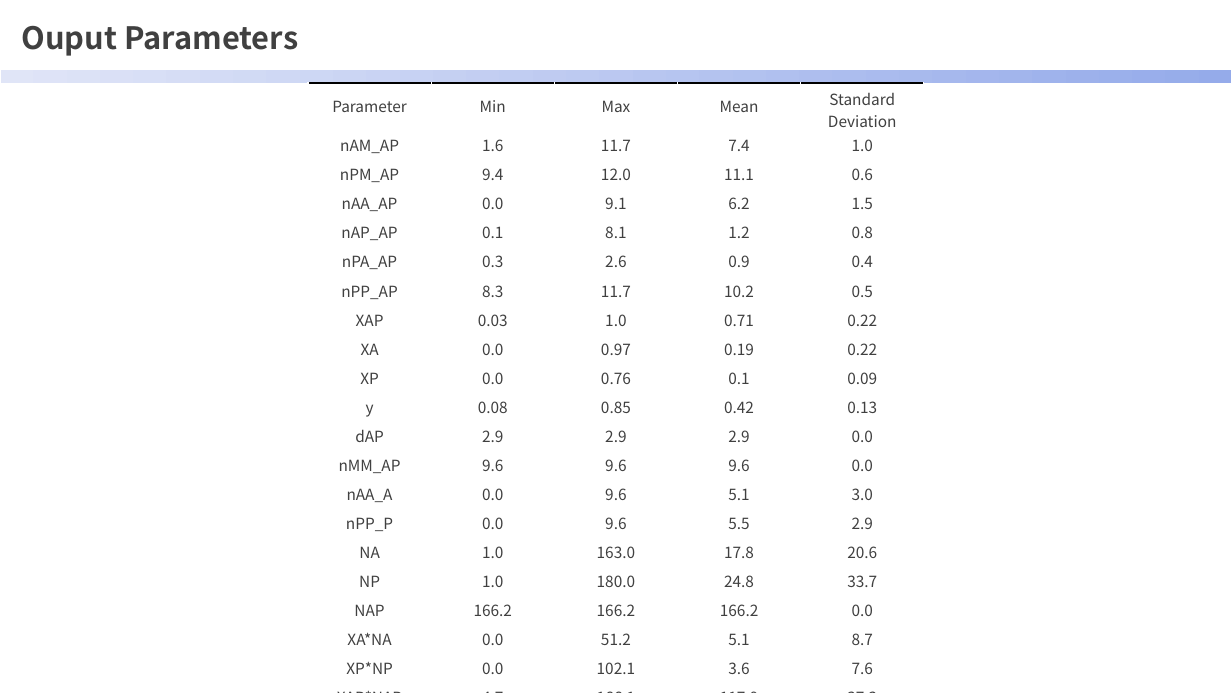
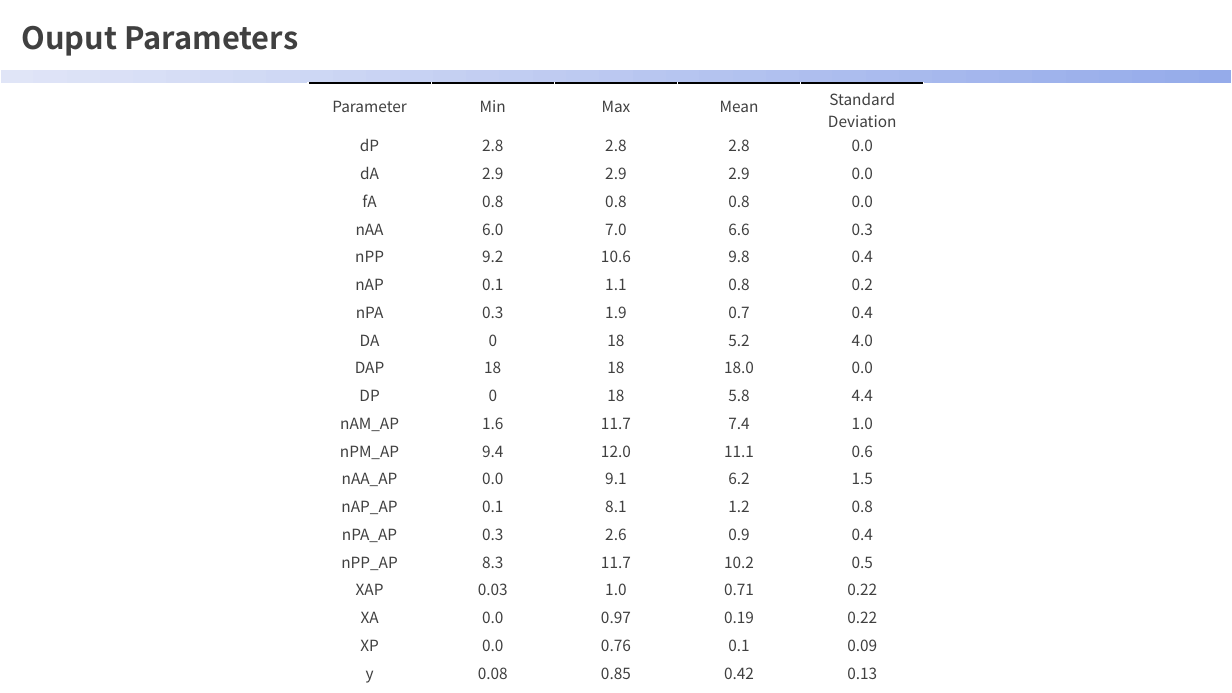
Before and after one commit to Ameyanagi/DecomNano, a slide deck: slide 3 of examples/notebook/slides/Pt20Au80_AgBP1.pptx. Drawn at 1232x693 pixels with LibreOffice and Linux fonts; fonts in the diff are those of the drawing. Boxes give left, top, right and bottom in pixels: in the first picture for what was removed or moved away, otherwise in the second. Text is boxed around its words. In the diff, an @@ line names an element or a change of style, - is before the commit and + after.

```diff
--- a/examples/notebook/slides/Pt20Au80_AgBP1.pptx
+++ b/examples/notebook/slides/Pt20Au80_AgBP1.pptx
@@ table at (308,83,922,693) @@
+row 2: dP | 2.8 | 2.8 | 2.8 | 0.0
+row 3: dA | 2.9 | 2.9 | 2.9 | 0.0
+row 4: fA | 0.8 | 0.8 | 0.8 | 0.0
+row 5: nAA | 6.0 | 7.0 | 6.6 | 0.3
+row 6: nPP | 9.2 | 10.6 | 9.8 | 0.4
+row 7: nAP | 0.1 | 1.1 | 0.8 | 0.2
+row 8: nPA | 0.3 | 1.9 | 0.7 | 0.4
+row 9: DA | 0 | 18 | 5.2 | 4.0
+row 10: DAP | 18 | 18 | 18.0 | 0.0
+row 11: DP | 0 | 18 | 5.8 | 4.4
```
Also in this commit, not shown: 1 other slide changed, 54 other files.
